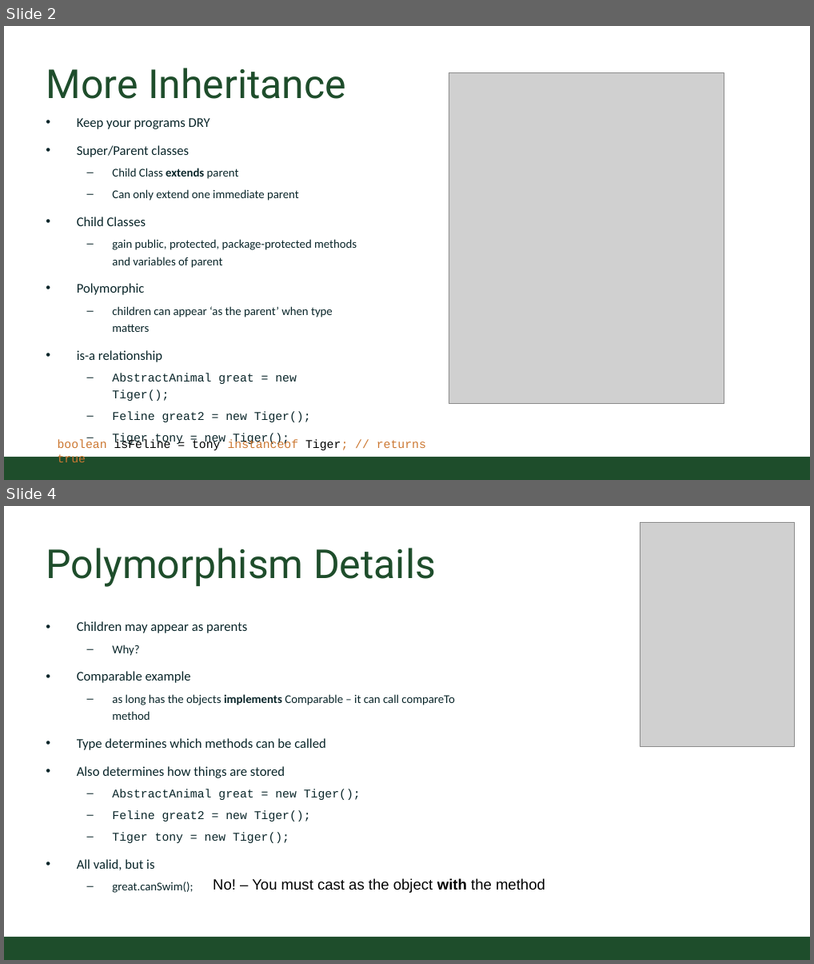
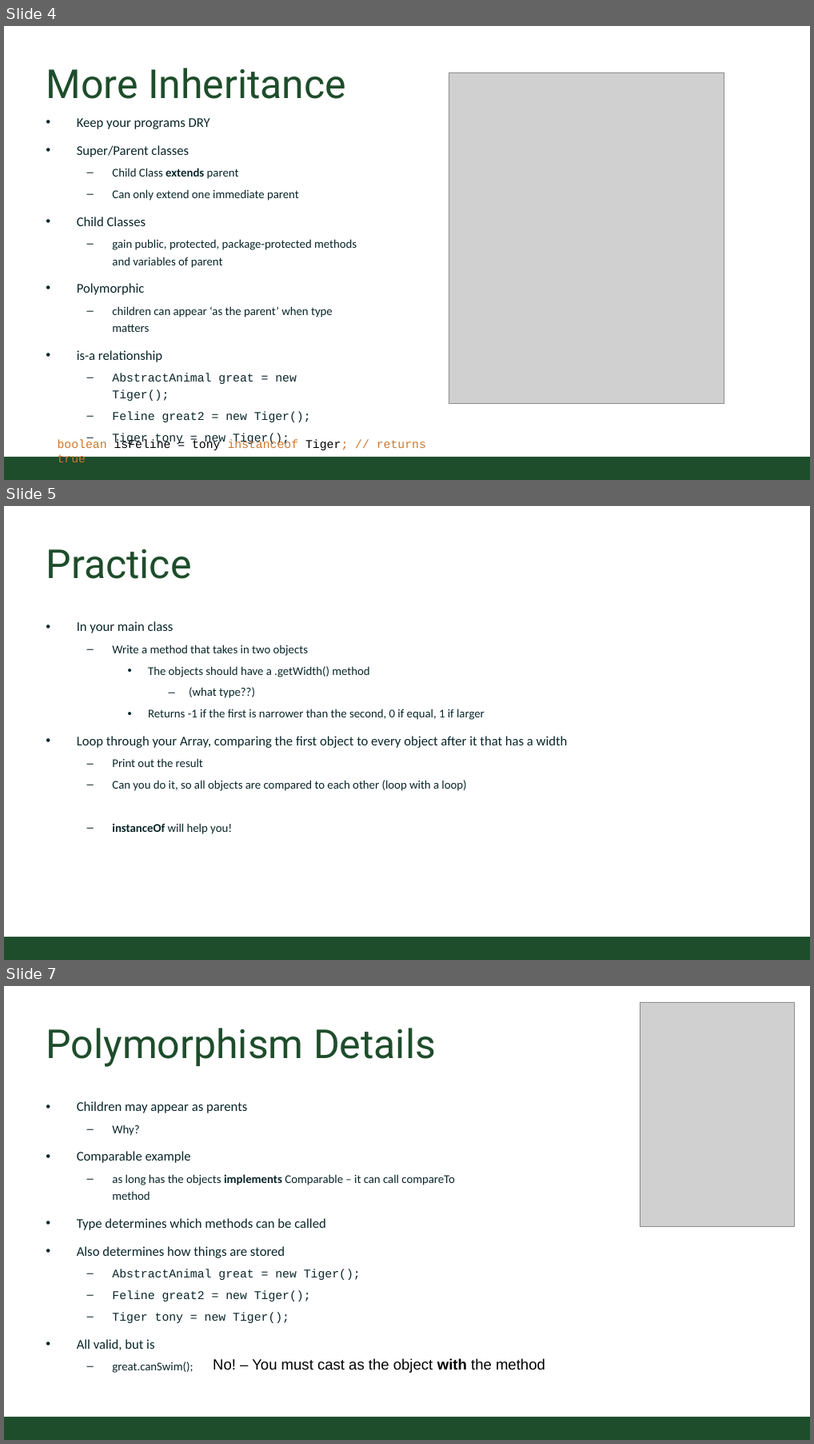
Before and after one commit to CSU-CompSci-CS163-4/Handouts, a slide deck: slides/On-Campus/13_02_PolymorphicLife.pptx. Shown one above the other, each under a label of ours: slides 2 and 4 before the commit, slides 4, 5 and 7 after it; the slides between them are not shown. The pictures are 814x964 and 814x1444 pixels, drawn with LibreOffice and Linux fonts; fonts in the diff are those of the drawing; grey boxes stand for pictures; background and template pictures are left out. Boxes give left, top, right and bottom in pixels: in the first picture for what was removed or moved away, otherwise in the second. Text is boxed around its words. In the diff, an @@ line names an element or a change of style, - is before the commit and + after.

```diff
--- a/slides/On-Campus/13_02_PolymorphicLife.pptx
+++ b/slides/On-Campus/13_02_PolymorphicLife.pptx
@@ slide 5 added at (4, 506, 810, 960), background #FFFFFF; not listed: 1 template element that a slide beside it also shows @@
@@ title added at (46, 549, 191, 579), 54 pt, text #1E4D2B @@
+Practice
@@ text added at (77, 621, 568, 834), 16 pt, text #092529 @@
+• In your main class
+  – Write a method that takes in two objects
+    • The objects should have a .getWidth() method
+      – (what type??)
+    • Returns -1 if the first is narrower than the second, 0 if equal, 1 if larger
+• Loop through your Array, comparing the first object to every object after it that has a width
+  – Print out the result
+  – Can you do it, so all objects are compared to each other (loop with a loop)
+  – instanceOf will help you!
@@ what was slide 2 is now slide 4 @@
@@ what was slide 4 is now slide 7 @@
```
Also in this commit, not shown: 1 slide changed, 3 other slides added.
